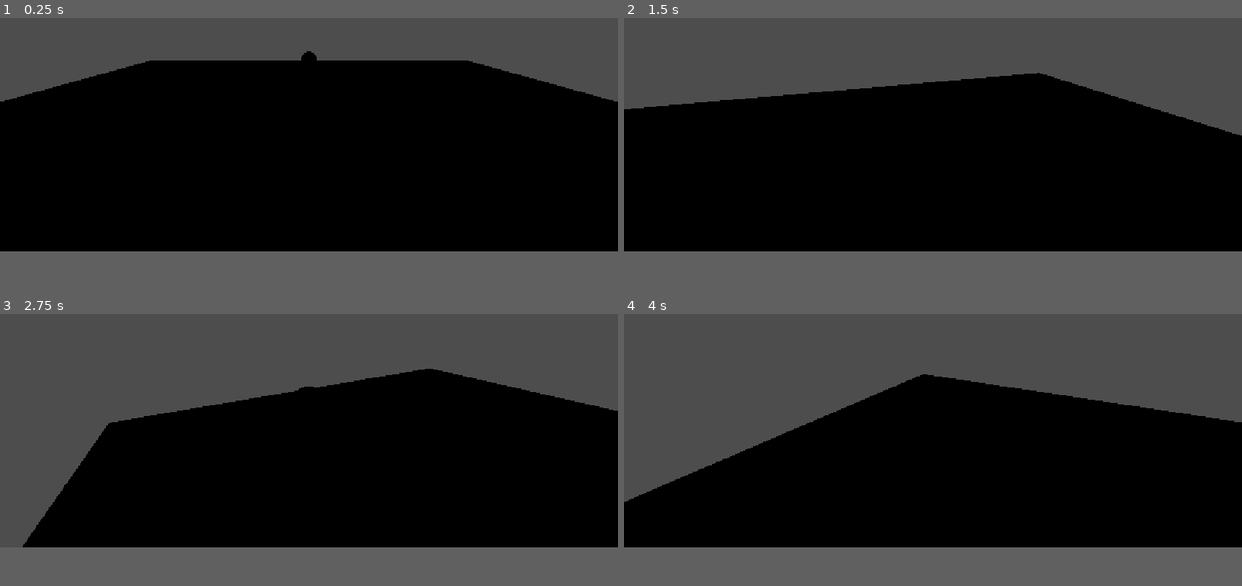
Above: before the commit, frames 1-4 (two rows, left to right).
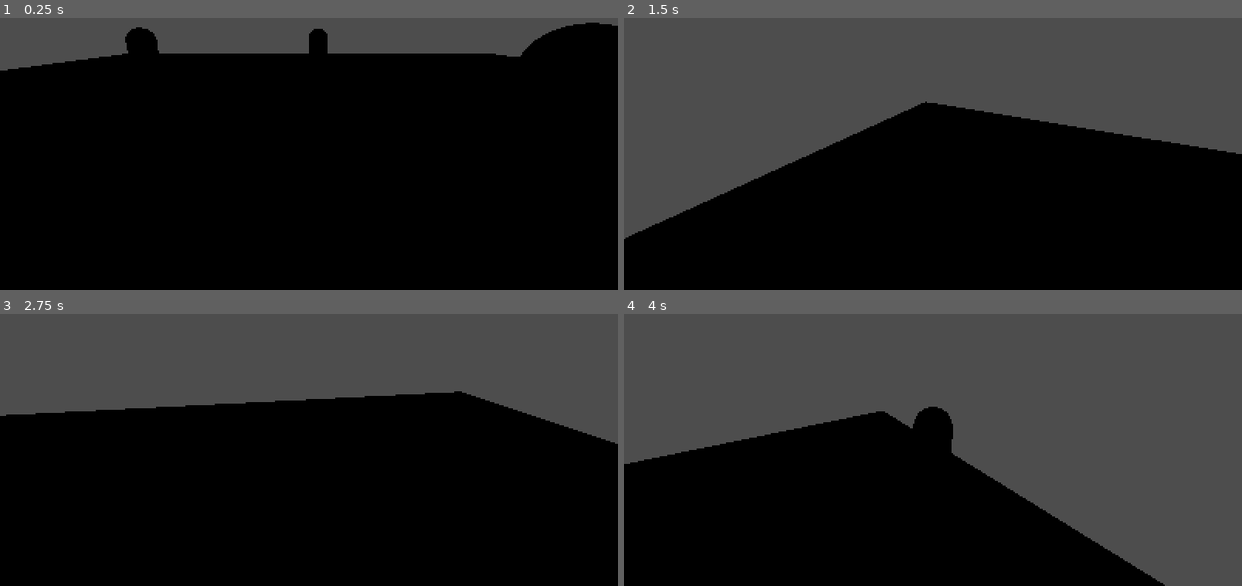
Above: after the commit, the same moments.

Repository: aadhyap/StealthGame
Game: Godot game, scene res://main.tscn
The game is run twice, just before and just after one commit, with the same random seed, the same clock (stepped at 60 frames per second) and the same inputs.
Inputs:
- Up to frame 1 (0.25 s): no input
- Up to frame 2 (1.5 s): tap Enter (attack, bound only after the commit) at 0.5, 0.8, 1.35 s; hold D (move_right) 0.53-1.28 s; tap Space (emerge) at 0.6 s; hold S (move_backward) from 1.28 s (still down)
- Up to frame 3 (2.75 s): tap Space (emerge) at 1.55, 2.1 s; release S (move_backward) at 2.03 s; hold D (move_right) from 2.03 s (still down); tap Enter (attack, bound only after the commit) at 2.3 s
- Up to frame 4 (4 s): release D (move_right) at 2.78 s; hold W (move_forward) 2.78-3.53 s; tap Enter (attack, bound only after the commit) at 2.85, 3.8 s; tap Space (emerge) at 3.05, 3.6 s; hold A (move_left) from 3.53 s (still down)
The window is 800x450 before the commit and 800x500 after it. Grey fills any space a smaller window leaves; there, only what the larger window draws over its background counts as a difference.

The runs differ from the first frame. In frame 1, 7.6% of the frame differs, in the area x 0-100%, y 1-31%; in frame 2, 20%; in frame 3, 10%; in frame 4, 27%, in the area x 0-100%, y 22-100%.

Commit message:
Core mechanic v1
Move beneath the floor to position yourself, emerge into a slow aerial launch, then aim and chain fast dart-kicks between enemies to stay airborne.

Diff:
--- /dev/null
+++ b/enemy.gd
@@ -0,0 +1,23 @@
+extends CharacterBody3D
+
+@export var speed := 2.0
+@export var patrol_distance := 6.0
+
+var start_x: float
+var direction := 1.0
+
+
+func _ready():
+	start_x = global_position.x
+
+
+func _physics_process(delta):
+	velocity.x = speed * direction
+
+	if global_position.x >= start_x + patrol_distance:
+		direction = -1.0
+
+	if global_position.x <= start_x - patrol_distance:
+		direction = 1.0
+
+	move_and_slide()
--- a/main.tscn
+++ b/main.tscn
@@ -1,6 +1,7 @@
 [gd_scene format=3 uid="uid://ctmq6e3e7ki2u"]
 
 [ext_resource type="Script" uid="uid://e7caj6ovdxdj" path="res://player.gd" id="1_ig7tw"]
+[ext_resource type="Script" uid="uid://2uuiur1ry2vn" path="res://enemy.gd" id="2_0xm2m"]
 
 [sub_resource type="StandardMaterial3D" id="StandardMaterial3D_0xm2m"]
 albedo_color = Color(0, 0, 0, 1)
@@ -11,12 +12,25 @@
 [sub_resource type="BoxShape3D" id="BoxShape3D_ig7tw"]
 size = Vector3(30, 0.2, 30)
 
+[sub_resource type="StandardMaterial3D" id="StandardMaterial3D_ig7tw"]
+albedo_color = Color(0.8862745, 0.38431373, 0.87058824, 1)
+
+[sub_resource type="CylinderMesh" id="CylinderMesh_1snde"]
+material = SubResource("StandardMaterial3D_ig7tw")
+height = 0.05
+
 [sub_resource type="CapsuleShape3D" id="CapsuleShape3D_h2yge"]
 
-[sub_resource type="StandardMaterial3D" id="StandardMaterial3D_ig7tw"]
+[sub_resource type="StandardMaterial3D" id="StandardMaterial3D_1bvp3"]
 albedo_color = Color(1, 1, 0, 1)
 
 [sub_resource type="CapsuleMesh" id="CapsuleMesh_0xm2m"]
+
+[sub_resource type="StandardMaterial3D" id="StandardMaterial3D_se3am"]
+albedo_color = Color(1, 0.15294118, 0.8980392, 1)
+
+[sub_resource type="BoxMesh" id="BoxMesh_1snde"]
+size = Vector3(0.2, 0.2, 0.6)
 
 [sub_resource type="CapsuleShape3D" id="CapsuleShape3D_lquwl"]
 
@@ -39,18 +53,28 @@
 [node name="Player" type="CharacterBody3D" parent="." unique_id=535107240]
 script = ExtResource("1_ig7tw")
 
+[node name="SubmergedMarker" type="MeshInstance3D" parent="Player" unique_id=1167376305]
+transform = Transform3D(1, 0, 0, 0, 1, 0, 0, 0, 1, 0, 1.3327639, 0)
+mesh = SubResource("CylinderMesh_1snde")
+
 [node name="CollisionShape3D" type="CollisionShape3D" parent="Player" unique_id=889490218]
 shape = SubResource("CapsuleShape3D_h2yge")
 
 [node name="MeshInstance3D" type="MeshInstance3D" parent="Player" unique_id=1062669153]
-material_override = SubResource("StandardMaterial3D_ig7tw")
+material_override = SubResource("StandardMaterial3D_1bvp3")
 mesh = SubResource("CapsuleMesh_0xm2m")
 
 [node name="Camera3D" type="Camera3D" parent="Player" unique_id=1556729629]
 transform = Transform3D(1, 0, 0, 0, 0.9659258, 0.25881904, 0, -0.25881904, 0.9659258, 0, 3, 6)
 
-[node name="Enemy" type="StaticBody3D" parent="." unique_id=2063890011]
+[node name="DirectionMarker" type="MeshInstance3D" parent="Player" unique_id=400610757]
+transform = Transform3D(1, 0, 0, 0, 1, 0, 0, 0, 1, 0, 0.5040326, -0.6)
+material_override = SubResource("StandardMaterial3D_se3am")
+mesh = SubResource("BoxMesh_1snde")
+
+[node name="Enemy" type="CharacterBody3D" parent="." unique_id=962995953 groups=["enemies"]]
 transform = Transform3D(1, 0, 0, 0, 1, 0, 0, 0, 1, 0, 1, -8)
+script = ExtResource("2_0xm2m")
 
 [node name="CollisionShape3D" type="CollisionShape3D" parent="Enemy" unique_id=1466567486]
 shape = SubResource("CapsuleShape3D_lquwl")
@@ -58,3 +82,26 @@
 [node name="MeshInstance3D" type="MeshInstance3D" parent="Enemy" unique_id=193688123]
 material_override = SubResource("StandardMaterial3D_h2yge")
 mesh = SubResource("CapsuleMesh_1bvp3")
+
+[node name="Enemy2" type="CharacterBody3D" parent="." unique_id=2027596850 groups=["enemies"]]
+transform = Transform3D(1, 0, 0, 0, 1, 0, 0, 0, 1, -6.860447, 1, -2.7385132)
+script = ExtResource("2_0xm2m")
+
+[node name="CollisionShape3D" type="CollisionShape3D" parent="Enemy2" unique_id=1981599599]
+shape = SubResource("CapsuleShape3D_lquwl")
+
+[node name="MeshInstance3D" type="MeshInstance3D" parent="Enemy2" unique_id=43198987]
+transform = Transform3D(1, 0, 0, 0, 1, 0, 0, 0, 1, 0, 0, -1.0569191)
+material_override = SubResource("StandardMaterial3D_h2yge")
+mesh = SubResource("CapsuleMesh_1bvp3")
+
+[node name="Enemy3" type="CharacterBody3D" parent="." unique_id=1805035177 groups=["enemies"]]
+transform = Transform3D(1, 0, 0, 0, 1, 0, 0, 0, 1, 2.2582407, 1, 3.43618)
+script = ExtResource("2_0xm2m")
+
+[node name="CollisionShape3D" type="CollisionShape3D" parent="Enemy3" unique_id=1559627563]
+shape = SubResource("CapsuleShape3D_lquwl")
+
+[node name="MeshInstance3D" type="MeshInstance3D" parent="Enemy3" unique_id=1856707389]
+material_override = SubResource("StandardMaterial3D_h2yge")
+mesh = SubResource("CapsuleMesh_1bvp3")
--- a/player.gd
+++ b/player.gd
@@ -1,11 +1,50 @@
 extends CharacterBody3D
 
 @export var speed := 5.0
-@export var turn_speed := 2.50
-@export var gravity := 20.0
+@export var air_speed := 4.0
+@export var turn_speed := 2.5
+@export var gravity := 8.0
+
+@export var submerged_y := -0.02
+
+@export var emerge_up_force := 8.0
+@export var emerge_forward_force := 3.0
+
+@export var attack_speed := 22.0
+@export var lock_on_angle := 65.0
+@export var hit_distance := 1.5
+
+@export var rebound_up_force := 8.0
+@export var rebound_forward_force := 2.0
+
+@onready var submerged_marker = $SubmergedMarker
+var enemy = null
+
+var submerged := true
+var attacking := false
+
+
+func _ready():
+	global_position.y = submerged_y
+	submerged_marker.visible = true
 
 
 func _physics_process(delta):
+	if submerged:
+		handle_submerged(delta)
+	else:
+		handle_airborne(delta)
+
+	move_and_slide()
+
+
+func handle_submerged(delta):
+	if Input.is_action_pressed("move_left"):
+		rotate_y(turn_speed * delta)
+
+	if Input.is_action_pressed("move_right"):
+		rotate_y(-turn_speed * delta)
+
 	var input := Input.get_vector(
 		"move_left",
 		"move_right",
@@ -13,24 +52,170 @@
 		"move_backward"
 	)
 
-	velocity.x = input.x * speed
-	velocity.z = input.y * speed
-
-	if not is_on_floor():
+	var forward = -global_transform.basis.z
+	var right = global_transform.basis.x
+
+	var direction = (
+		right * input.x +
+		forward * -input.y
+	).normalized()
+
+	velocity.x = direction.x * speed
+	velocity.z = direction.z * speed
+	velocity.y = 0.0
+
+	global_position.y = submerged_y
+
+	if Input.is_action_just_pressed("emerge"):
+		emerge()
+
+
+func emerge():
+	submerged = false
+	attacking = false
+	submerged_marker.visible = false
+
+	global_position.y = 1.0
+
+	var forward = -global_transform.basis.z
+
+	velocity.x = forward.x * emerge_forward_force
+	velocity.z = forward.z * emerge_forward_force
+	velocity.y = emerge_up_force
+
+
+func handle_airborne(delta):
+	# You can move/aim normally BEFORE committing to an attack
+	if not attacking:
+		var input := Input.get_vector(
+			"move_left",
+			"move_right",
+			"move_forward",
+			"move_backward"
+		)
+
+		var forward = -global_transform.basis.z
+		var right = global_transform.basis.x
+
+		var direction = (
+			right * input.x +
+			forward * -input.y
+		).normalized()
+
+		velocity.x = direction.x * air_speed
+		velocity.z = direction.z * air_speed
+
+		# Aim/rotate
+		if Input.is_action_pressed("move_left"):
+			rotate_y(turn_speed * delta)
+
+		if Input.is_action_pressed("move_right"):
+			rotate_y(-turn_speed * delta)
+
+		# Choose and commit
+		if Input.is_action_just_pressed("attack"):
+			try_attack()
+
+		# Normal float
 		velocity.y -= gravity * delta
+
 	else:
-		velocity.y = 0.0
-
-	if Input.is_action_just_pressed("emerge") and is_on_floor():
-		var forward = -global_transform.basis.z
-
-		velocity.x = forward.x * 12.0
-		velocity.z = forward.z * 12.0
-		velocity.y = 10.0
-	if Input.is_action_pressed("move_left"):
-		rotate_y(turn_speed * delta)
-
-	if Input.is_action_pressed("move_right"):
-		rotate_y(-turn_speed * delta)
-
-	move_and_slide()
+		# ATTACKING:
+		# No steering and no second attack.
+		# You're committed to the dart.
+		check_enemy_hit()
+
+	# Miss = fall/land and reset
+	if is_on_floor() and velocity.y <= 0.0:
+		submerge()
+
+
+func try_attack():
+	enemy = find_target()
+
+	if enemy == null:
+		print("NO TARGET")
+		return
+
+	var direction_to_enemy = (
+		enemy.global_position - global_position
+	).normalized()
+
+	print("TARGET: ", enemy.name)
+
+	start_attack(direction_to_enemy)
+
+
+func start_attack(direction_to_enemy: Vector3):
+	attacking = true
+
+	enemy.velocity = Vector3.ZERO
+
+	velocity = direction_to_enemy * attack_speed
+
+	print("DART")
+
+
+func check_enemy_hit():
+	var distance_to_enemy = global_position.distance_to(
+		enemy.global_position
+	)
+
+	if distance_to_enemy <= hit_distance:
+		hit_enemy()
+
+
+func hit_enemy():
+	print("HIT: ", enemy.name)
+
+	attacking = false
+
+	# Save the enemy we hit
+	var defeated_enemy = enemy
+	enemy = null
+
+	# Remove it from the level
+	defeated_enemy.queue_free()
+
+	# Launch upward again
+	var forward = -global_transform.basis.z
+
+	velocity.x = forward.x * rebound_forward_force
+	velocity.z = forward.z * rebound_forward_force
+	velocity.y = rebound_up_force
+
+
+func submerge():
+	submerged = true
+	attacking = false
+
+	velocity = Vector3.ZERO
+
+	global_position.y = submerged_y
+	submerged_marker.visible = true
+
+func find_target():
+	var enemies = get_tree().get_nodes_in_group("enemies")
+	var forward = -global_transform.basis.z
+
+	var best_enemy = null
+	var best_angle = lock_on_angle
+
+	for possible_enemy in enemies:
+		var direction_to_enemy = (
+			possible_enemy.global_position - global_position
+		).normalized()
+
+		var dot = clamp(
+			forward.dot(direction_to_enemy),
+			-1.0,
+			1.0
+		)
+
+		var angle = rad_to_deg(acos(dot))
+
+		if angle < best_angle:
+			best_angle = angle
+			best_enemy = possible_enemy
+
+	return best_enemy
--- a/project.godot
+++ b/project.godot
@@ -17,6 +17,8 @@
 
 [display]
 
+window/size/viewport_width=1600
+window/size/viewport_height=1000
 window/stretch/mode="canvas_items"
 window/stretch/aspect="expand"
 
@@ -47,6 +49,11 @@
 "events": [Object(InputEventKey,"resource_local_to_scene":false,"resource_name":"","device":-1,"window_id":0,"alt_press …(191 unchanged characters)…
 ]
 }
+attack={
+"deadzone": 0.2,
+"events": [Object(InputEventKey,"resource_local_to_scene":false,"resource_name":"","device":-1,"window_id":0,"alt_pressed":false,"shift_pressed":false,"ctrl_pressed":false,"meta_pressed":false,"pressed":false,"keycode":0,"physical_keycode":4194309,"key_label":0,"unicode":0,"location":0,"echo":false,"script":null)
+]
+}
 
 [physics]
 
Not shown, added: enemy.gd.uid
